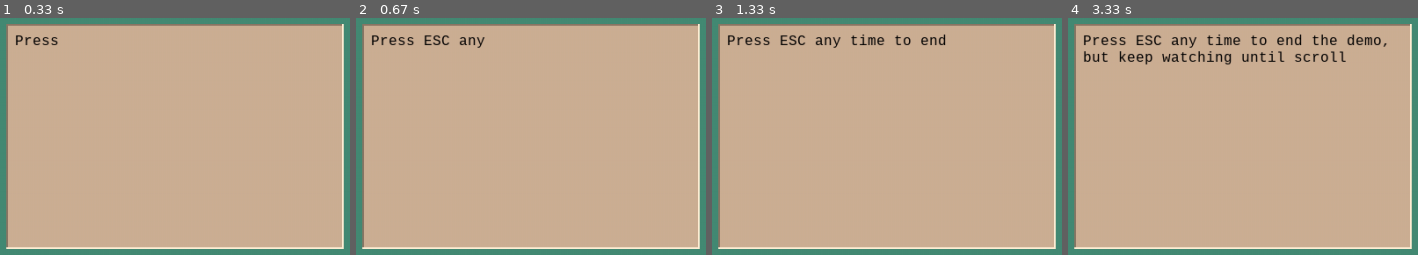
Above: before the commit, frames 1-4 (left to right).
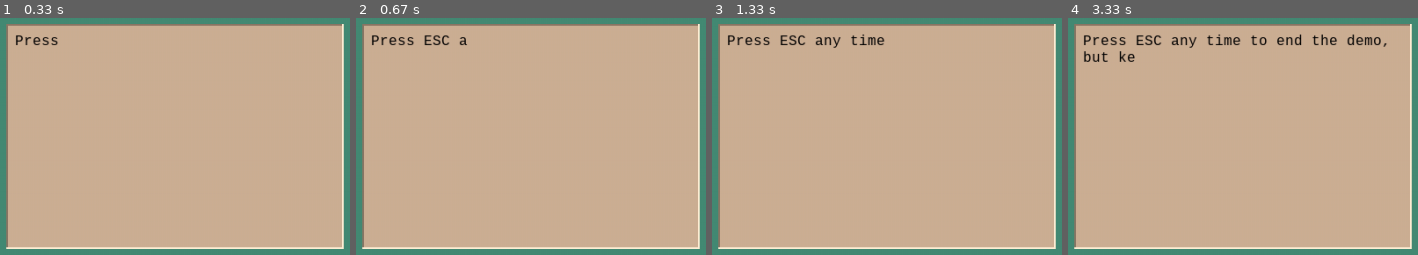
Above: after the commit, the same moments.

Repository: DickerDackel/pygame-teletype
Game: pygame game, started from teletype/demo.py
The game is run twice, just before and just after one commit, with the same random seed, the same clock (stepped at 60 frames per second) and the same inputs.
Inputs:
- Up to frame 1 (0.33 s): no input
- Up to frame 2 (0.67 s): hold . from 0.33 s (still down); hold Up from 0.33 s (still down)
- Up to frame 3 (1.33 s): release . at 0.8 s; release Up at 0.8 s; tap Space at 0.83 s; hold Up from 1.17 s (still down)
- Up to frame 4 (3.33 s): release Up at 1.63 s; hold Down 1.67-1.97 s; hold Up 2-2.37 s; tap Space at 2.4 s; hold Space 2.73-3.1 s; hold Down 2.73-3.1 s; hold Down from 3.13 s (still down)

Frame 1 is identical in both runs. In frame 2, 0.1% of the frame differs, in the area x 32-37%, y 8-13%; in frame 3, 0.3%; in frame 4, 1.0%, in the area x 19-80%, y 13-20%.

Commit message:
NOTE TO SELF: STOP CHANGING DIFFERENT THINGS WITHOUT BRANCHING!

Diff:
--- a/pyproject.toml
+++ b/pyproject.toml
@@ -3,12 +3,12 @@
 build-backend = 'setuptools.build_meta'
 
 [project]
-name = 'pygame-teleprinter'
+name = 'pygame-teletype'
 version = '0.0.1'
 authors = [
     { name="Michael Lamertz", email="michael.lamertz@gmail.com" },
 ]
-description = 'A textbox with a teleprinter text effect as in old adventure games'
+description = 'A textbox with a teletype text effect as in old adventure games'
 readme = 'README.md'
 classifiers = [
     'License :: OSI Approved :: MIT No Attribution License (MIT-0)',
@@ -16,8 +16,8 @@
 ]
 
 [project.urls]
-'Homepage' = 'https://github.com/dickerdackel/pygame-teleprinter'
-'Bug Tracker' = 'https://github.com/DickerDackel/pygame-teleprinter/issues'
+'Homepage' = 'https://github.com/dickerdackel/pygame-teletype'
+'Bug Tracker' = 'https://github.com/DickerDackel/pygame-teletype/issues'
 
 
 #dependencies = [ ]
--- a/setup.py
+++ b/setup.py
@@ -1,7 +1,7 @@
 from setuptools import find_packages, setup
 
 setup(
-    name='pygame-teleprinter',
+    name='pygame-teletype',
     version='0.1.0',
     packages=find_packages(),
     include_package_data=True,
@@ -16,7 +16,7 @@
     ],
     entry_points={
         'console_scripts': [
-            'teleprinter-demo = teleprinter.demo:main',
+            'teletype-demo = teletype.demo:main',
         ],
     },
 )
--- a/teleprinter/__init__.py
+++ /dev/null
@@ -1 +0,0 @@
-from .teleprinter import Teleprinter, Cooldown
--- /dev/null
+++ b/teletype/__init__.py
@@ -0,0 +1 @@
+from .teletype import Teletype, Cooldown
--- a/teleprinter/demo.py
+++ b/teletype/demo.py
@@ -2,13 +2,15 @@
 import os.path
 import pygame
 
-from teleprinter import Teleprinter, Cooldown
+from teletype import Teletype, Cooldown
 
 
 FPS = 60
 SIZE = (1024, 768)
 
 LIPSUM = """Press ESC any time to end the demo, but keep watching until scrolling starts.
+
+Use UP and DOWN to change the ticker speed.  SPACE toggles random delay every now and then, PERIOD toggles pause after the end of each sentence...
 
 Lorem ipsum dolor sit amet, consetetur sadipscing elitr, sed diam nonumy eirmod tempor invidunt ut labore et dolore magna aliquyam erat, sed diam voluptua. At vero eos et accusam et justo duo dolores et ea rebum. Stet clita kasd gubergren, no sea takimata sanctus est Lorem ipsum dolor sit amet.
 
@@ -18,7 +20,7 @@
 
 def main():
     pygame.init()
-    pygame.display.set_caption('Teleprinter demo')
+    pygame.display.set_caption('Teletype demo')
     screen = pygame.display.set_mode(SIZE)
     clock = pygame.time.Clock()
 
@@ -37,14 +39,14 @@
     pygame.draw.line(textbox, pygame.Color('papayawhip'), (383,   0), (383, 255), width=3)
     textbox_rect = textbox.get_rect()
 
-    tt = Teleprinter(pos=screen.get_rect().center,
-                     text=LIPSUM,
-                     margin=10,
-                     ticker_speed=0.05,
-                     backdrop=textbox,
-                     font=pygame.font.SysFont('couriernew', 16),
-                     font_color=pygame.Color('black'),
-                     sound=sound)
+    tt = Teletype(pos=screen.get_rect().center,
+                  text=LIPSUM,
+                  margin=10,
+                  ticker_speed=0.05,
+                  backdrop=textbox,
+                  font=pygame.font.SysFont('couriernew', 16),
+                  font_color=pygame.Color('black'),
+                  sound=sound)
 
     running = True
     while running:
@@ -56,6 +58,14 @@
             elif e.type == pygame.KEYDOWN:
                 if e.key == pygame.K_ESCAPE:
                     running = False
+                elif e.key == pygame.K_UP:
+                    tt.cooldown._temp *= 1.333
+                elif e.key == pygame.K_DOWN:
+                    tt.cooldown._temp *= 0.66
+                elif e.key == pygame.K_SPACE:
+                    tt.random_delay = 0.05 - tt.random_delay
+                elif e.key == pygame.K_PERIOD:
+                    tt.pause_after_sentence = not tt.pause_after_sentence
 
         screen.fill(pygame.Color('aquamarine4'))
 
--- a/teleprinter/teleprinter.py
+++ b/teletype/teletype.py
@@ -1,4 +1,5 @@
 import pygame
+import random
 
 class Cooldown:
     """A cooldown class, counting down to zero, optionally repeating.
@@ -41,19 +42,21 @@
             return False
 
 
-class Teleprinter:
-    """Simulate a teleprinter effect.  Text flows letter by letter into a box
+class Teletype:
+    """Simulate a teletype effect.  Text flows letter by letter into a box
 
     Parameters:
 
         pos: Vector2 - *center* position of the text box
         backdrop: pygame.Surface - background to draw the text on.
-        text: the text to teleprint
+        text: the text to teletype
         margin: int - margin around the text within the text box
         ticket_speed: float - delay in seconds between letters
         backdrop: pygame.Surface - optional.  e.g. a paper texture
         font: pygame.font.SysFont - Falls back to couriernew, 16pt
         font_color: pygame.Color - defaults to white
+        random_delay: float = 0: randomly add pauses, faking transmission delays
+        pause_after_sentence: bool = True - Make a longer pause after ./!/?/;
 
     The rect of the background also gives the size of the box.  If you don't
     need a background, just pass a transparent surface.
@@ -66,7 +69,9 @@
 
     """
     def __init__(self, pos, text, margin=10, ticker_speed=0.1,
-                 backdrop=None, font=None, font_color=None, sound=None):
+                 backdrop=None, font=None, font_color=None, sound=None,
+                 random_delay=0, pause_after_sentence=True):
+        # Yes, I know, this all should be a dataclass...
         self.surface = pygame.Surface(backdrop.get_size(), pygame.SRCALPHA)
         self.backdrop = backdrop
         self.pos = self.surface.get_rect()
@@ -78,6 +83,8 @@
         self.line_height = self.font.get_linesize()
         self.cooldown = Cooldown(ticker_speed)
         self.sound = sound
+        self.random_delay = random_delay
+        self.pause_after_sentence = pause_after_sentence
 
         w, h = self.backdrop.get_size()
         w -= 2 * margin
@@ -147,8 +154,11 @@
                     self.sound.play()
 
             # Extended delay if a sentence ends
-            if char in '.!?;':
-                self.cooldown.temp = 1.5
+            if self.pause_after_sentence and char in '.!?;':
+                self.cooldown.temp *= 10
+
+            elif self.random_delay and random.random() < self.random_delay:
+                self.cooldown.temp *= 5
 
         return True
 
Not shown, changed: README.md
